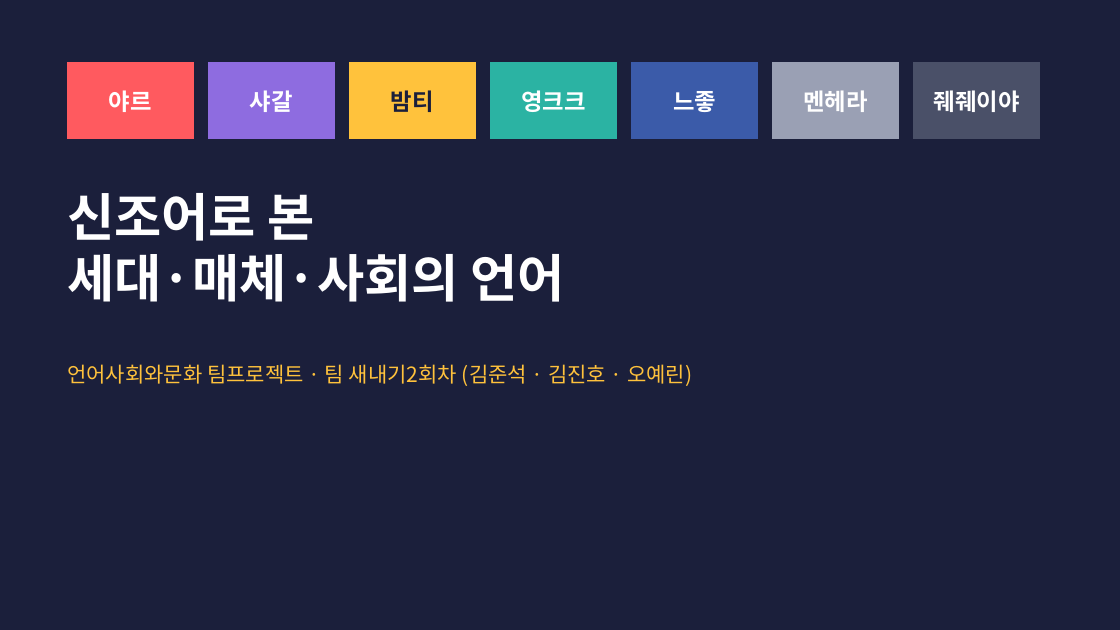
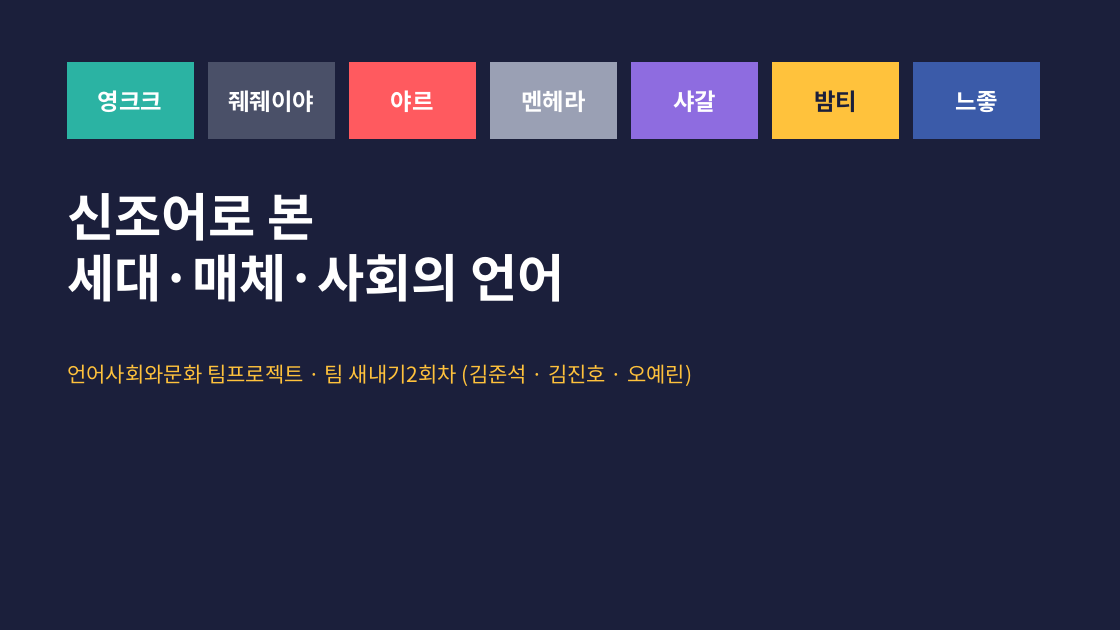
Before and after one commit to junseok7-cpu/hello, a slide deck: slide 1 of report/언어사회와문화_발표_새내기2회차.pptx. Drawn at 1120x630 pixels with LibreOffice and Linux fonts; fonts in the diff are those of the drawing. Boxes give left, top, right and bottom in pixels: in the first picture for what was removed or moved away, otherwise in the second. Text is boxed around its words. In the diff, an @@ line names an element or a change of style, - is before the commit and + after.

```diff
--- a/report/언어사회와문화_발표_새내기2회차.pptx
+++ b/report/언어사회와문화_발표_새내기2회차.pptx
@@ rectangle "영크크" at box(67, 63, 193, 139): fill #FF5A5F to #2BB3A3; outline #FF5A5F 0.75 pt to #2BB3A3 0.75 pt @@
@@ rectangle "줴줴이야" at box(208, 63, 334, 139): fill #8E6CE0 to #4A5068; outline #8E6CE0 0.75 pt to #4A5068 0.75 pt @@
@@ rectangle "야르" at box(350, 63, 476, 139): fill #FFC23C to #FF5A5F; outline #FFC23C 0.75 pt to #FF5A5F 0.75 pt @@
@@ rectangle "멘헤라" at box(491, 63, 617, 139): fill #2BB3A3 to #9AA0B4; outline #2BB3A3 0.75 pt to #9AA0B4 0.75 pt @@
@@ rectangle "샤갈" at box(632, 63, 758, 139): fill #3B5BA9 to #8E6CE0; outline #3B5BA9 0.75 pt to #8E6CE0 0.75 pt @@
@@ rectangle "밤티" at box(773, 63, 899, 139): fill #9AA0B4 to #FFC23C; outline #9AA0B4 0.75 pt to #FFC23C 0.75 pt @@
@@ rectangle "느좋" at box(914, 63, 1040, 139): fill #4A5068 to #3B5BA9; outline #4A5068 0.75 pt to #3B5BA9 0.75 pt @@
@@ text in rectangle at box(98, 90, 162, 112): text changed @@
-야르
+영크크
@@ text in rectangle at box(228, 90, 314, 112): text changed @@
-샤갈
+줴줴이야
@@ text in rectangle at box(391, 90, 434, 112): text changed; text colour #1B1F3B to #FFFFFF @@
-밤티
+야르
@@ text in rectangle at box(521, 90, 585, 112): text changed @@
-영크크
+멘헤라
@@ text in rectangle at box(673, 90, 716, 112): text changed @@
-느좋
+샤갈
@@ text in rectangle at box(814, 90, 857, 112): text changed; text colour #FFFFFF to #1B1F3B @@
-멘헤라
+밤티
@@ text in rectangle at box(955, 91, 998, 112): text changed @@
-줴줴이야
+느좋
```
Also in this commit, not shown: 10 other slides changed, 2 other files.
